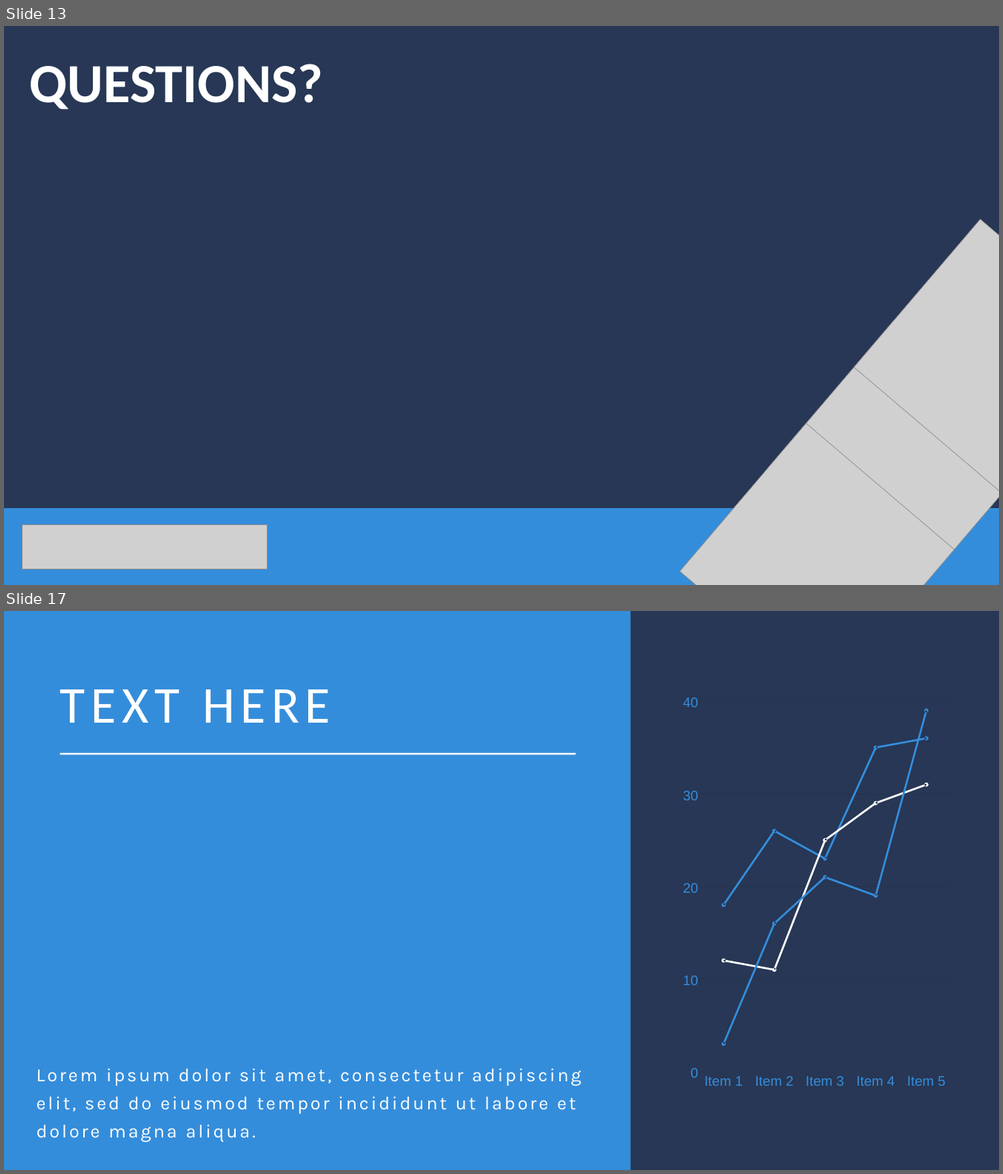
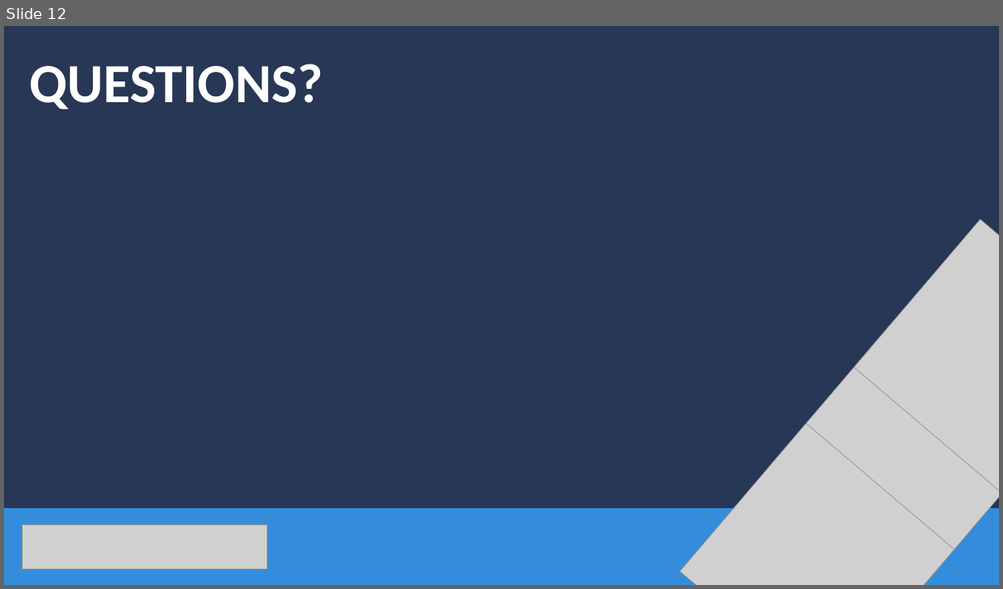
Before and after one commit to stringfestdata/edna-r-pbi-exploration, a slide deck: mount-george-r-pbi-exploration.pptx. Shown one above the other, each under a label of ours: slides 13 and 17 before the commit, slide 12 after it; the slides between them are not shown. The pictures are 1003x1174 and 1003x589 pixels, drawn with LibreOffice and Linux fonts; fonts in the diff are those of the drawing; grey boxes stand for pictures. Boxes give left, top, right and bottom in pixels: in the first picture for what was removed or moved away, otherwise in the second. Text is boxed around its words. In the diff, an @@ line names an element or a change of style, - is before the commit and + after.

```diff
--- a/mount-george-r-pbi-exploration.pptx
+++ b/mount-george-r-pbi-exploration.pptx
@@ slide 17 removed at [4,611,999,1170], background #348DDB @@
@@ rectangle removed at [631,611,999,1170] @@
@@ text removed at [60,689,330,723] @@
-TEXT HERE
@@ group removed at [683,698,951,1086]: 13 freeform shapes, 10 texts @@
-Item 1
-Item 2
-Item 3
-Item 4
-Item 5
-40
-30
-20
-10
-0
@@ rectangle removed at [60,753,575,755] @@
@@ text removed at [37,1068,581,1142] @@
-Lorem ipsum dolor sit amet, consectetur adipiscing elit, sed do eiusmod tempor incididunt ut labore et dolore magna aliqua.
@@ what was slide 13 is now slide 12 @@
```
Also in this commit, not shown: 4 slides changed, 4 slides added, 5 other slides removed, 5 other files.
